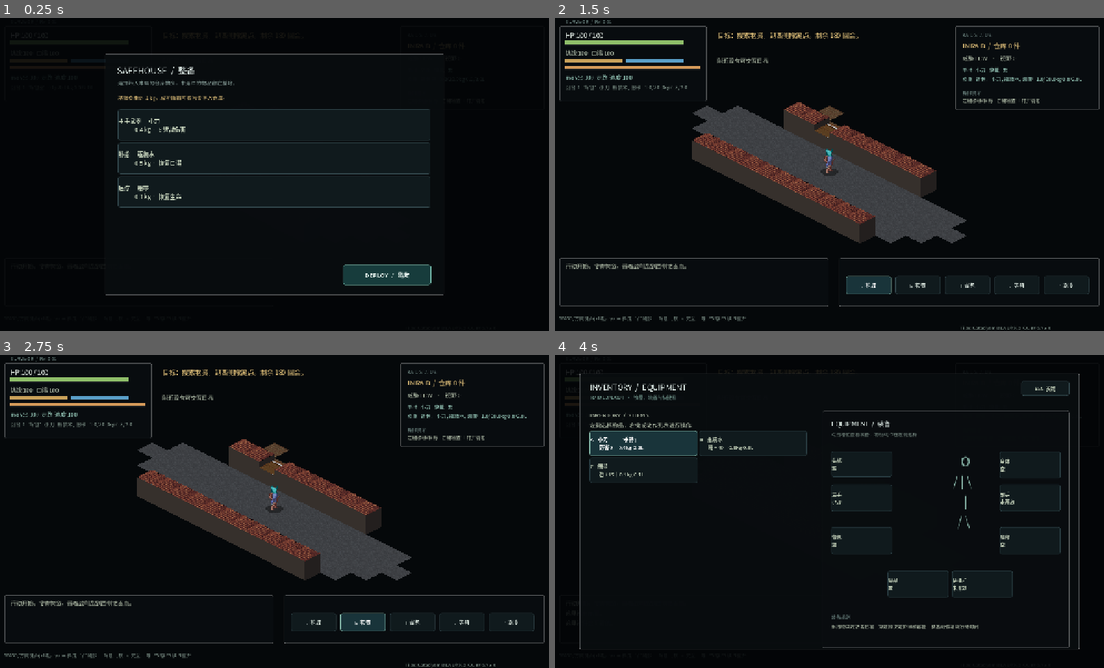
Above: before the commit, frames 1-4 (two rows, left to right).
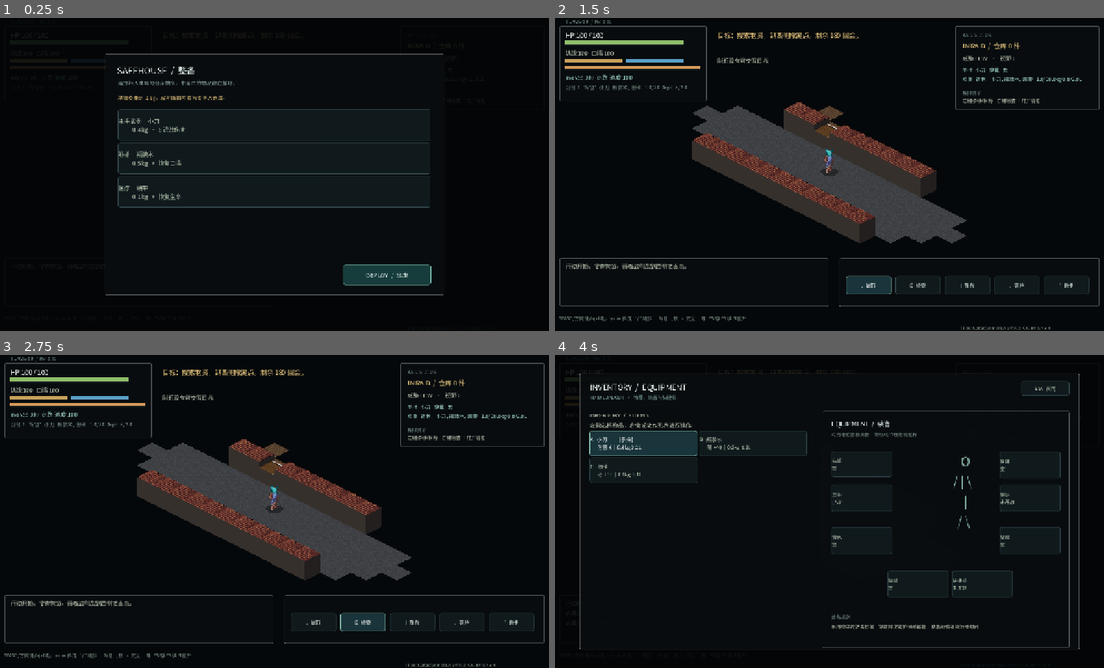
Above: after the commit, the same moments.

Repository: endday/cdda2d
Game: Godot game, scene res://scenes/main.tscn
The game is run twice, just before and just after one commit, with the same random seed, the same clock (stepped at 60 frames per second) and the same inputs.
Inputs:
- Up to frame 1 (0.25 s): no input
- Up to frame 2 (1.5 s): click "DEPLOY / 出发" at 0.5 s; click ", 拾取" at 1.25 s
- Up to frame 3 (2.75 s): click "E 检查" at 2 s
- Up to frame 4 (4 s): click "I 背包" at 2.75 s; click "A 小刀 [手持] 伤害 6｜0.4kg 0.2L" at 3.5 s

The runs differ from the first frame. In frame 1, 0.5% of the frame differs, in the area x 21-75%, y 32-84%; in frame 2, 0.1%; in frame 3, 0.1%; in frame 4, 0.6%, in the area x 6-92%, y 10-76%.
Error before the commit: Attempted to free a locked object (calling or emitting). (res://scenes/main.gd:768)
Error after the commit: Attempted to free a locked object (calling or emitting). (res://scenes/main.gd:784)

Commit message:
fix: apply embedded font to web controls

Diff:
--- a/scenes/main.gd
+++ b/scenes/main.gd
@@ -260,7 +260,7 @@
 	inventory_list.add_theme_constant_override("separation", 6)
 	inv_panel.add_child(inventory_list)
 	_build_equipment_panel(inv_panel)
-	inventory_close_button = Button.new()
+	inventory_close_button = _new_button()
 	inventory_close_button.text = "ESC  关闭"
 	inventory_close_button.position = Vector2(1018, 18)
 	inventory_close_button.size = Vector2(110, 34)
@@ -294,7 +294,7 @@
 	deployment_list.size_flags_horizontal = Control.SIZE_EXPAND_FILL
 	deployment_list.add_theme_constant_override("separation", 5)
 	deployment_scroll.add_child(deployment_list)
-	var deploy_button := Button.new()
+	var deploy_button := _new_button()
 	deploy_button.text = "DEPLOY  /  出发"
 	deploy_button.position = Vector2(548, 486)
 	deploy_button.size = Vector2(202, 46)
@@ -327,7 +327,7 @@
 	for i: int in profile_stash.size():
 		var item_id: String = profile_stash[i]
 		var prototype: Dictionary = item_data.get(item_id, {})
-		var check := CheckButton.new()
+		var check := _new_check_button()
 		check.text = "%s    %.1f kg   %.1f L" % [
 			String(prototype.get("name", item_id)),
 			float(prototype.get("weight", 0.0)),
@@ -345,7 +345,7 @@
 
 
 func _add_starter_kit_card(category: String, item_name: String, detail: String) -> void:
-	var card := Button.new()
+	var card := _new_button()
 	card.text = "%s     %s\n           %s" % [category, item_name, detail]
 	card.custom_minimum_size = Vector2(700, 72)
 	card.alignment = HORIZONTAL_ALIGNMENT_LEFT
@@ -441,7 +441,7 @@
 
 
 func _add_equipment_slot(slot_id: String, title: String, position: Vector2, size: Vector2) -> void:
-	var button := Button.new()
+	var button := _new_button()
 	button.name = "Equipment_" + slot_id
 	button.text = title + "\n空"
 	button.position = position
@@ -522,7 +522,7 @@
 	]
 	var x := 16.0
 	for entry: Dictionary in entries:
-		var button := Button.new()
+		var button := _new_button()
 		button.text = "%s  %s" % [entry["hotkey"], entry["label"]]
 		button.position = Vector2(x, 42)
 		button.size = Vector2(104, 42)
@@ -564,12 +564,28 @@
 	var label := Label.new()
 	label.text = text
 	label.position = pos
-	if ui_font != null:
-		label.add_theme_font_override("font", ui_font)
+	_apply_ui_font(label)
 	label.add_theme_font_size_override("font_size", font_size)
 	label.add_theme_color_override("font_color", color)
 	parent.add_child(label)
 	return label
+
+
+func _apply_ui_font(control: Control) -> void:
+	if ui_font != null:
+		control.add_theme_font_override("font", ui_font)
+
+
+func _new_button() -> Button:
+	var button := Button.new()
+	_apply_ui_font(button)
+	return button
+
+
+func _new_check_button() -> CheckButton:
+	var button := CheckButton.new()
+	_apply_ui_font(button)
+	return button
 
 
 func _bar(parent: Node, pos: Vector2, size: Vector2, color: Color) -> Dictionary:
@@ -794,7 +810,7 @@
 
 
 func _inventory_button(text: String) -> Button:
-	var button := Button.new()
+	var button := _new_button()
 	button.text = text
 	button.alignment = HORIZONTAL_ALIGNMENT_LEFT
 	button.custom_minimum_size = Vector2(248, 58)
--- a/tests/test_font.gd
+++ b/tests/test_font.gd
@@ -21,6 +21,7 @@
 	_checks = 0
 
 	test_subset_covers_sources()
+	test_button_factories_apply_embedded_font()
 
 	return _failures
 
@@ -67,6 +68,16 @@
 		% [missing.size(), ", ".join(samples)])
 
 
+func test_button_factories_apply_embedded_font() -> void:
+	var source := FileAccess.get_file_as_string("res://scenes/main.gd")
+	_expect(source.count("\tvar button := Button.new()") == 1,
+		"所有按钮都应该通过带内置字体的统一工厂创建")
+	_expect(source.count("\tvar button := CheckButton.new()") == 1,
+		"所有勾选按钮都应该通过带内置字体的统一工厂创建")
+	_expect(source.contains("control.add_theme_font_override(\"font\", ui_font)"),
+		"交互控件工厂应该设置内置字体")
+
+
 func _walk(path: String, out: Array[String]) -> void:
 	var dir := DirAccess.open(path)
 	if dir == null:
